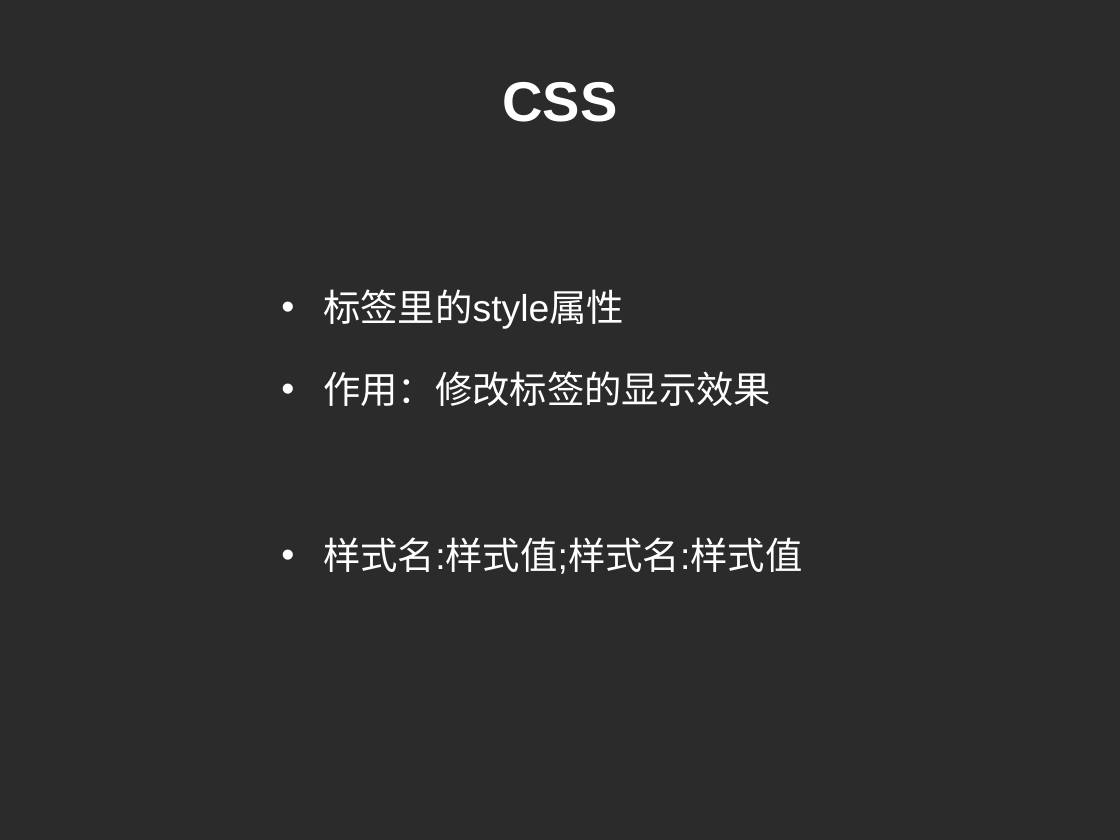
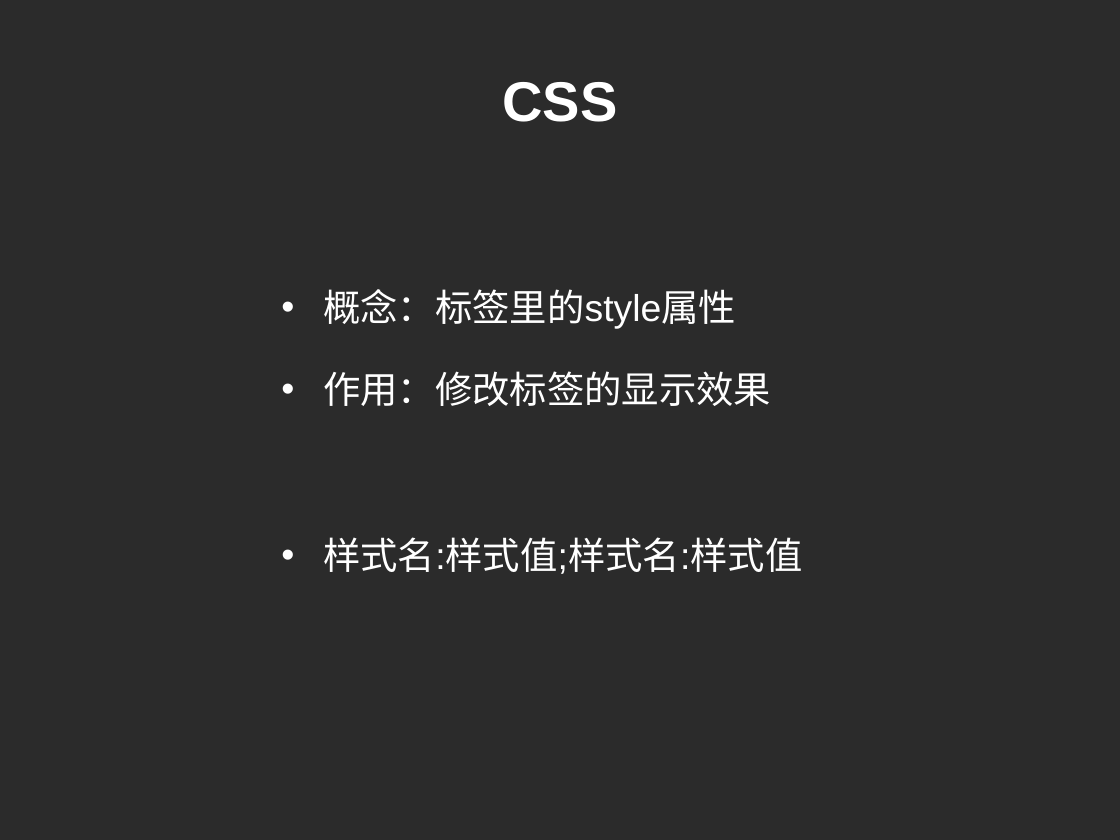
Before and after one commit to cd-vr1class/homework, a slide deck: slide 2 of ppt/7-5CSS基础.ppt. Drawn at 1120x840 pixels with LibreOffice and Linux fonts; fonts in the diff are those of the drawing; background and template pictures are left out; a plain dark background stands for a picture behind light text. Boxes give left, top, right and bottom in pixels: in the first picture for what was removed or moved away, otherwise in the second. Text is boxed around its words. In the diff, an @@ line names an element or a change of style, - is before the commit and + after.

```diff
--- a/ppt/7-5CSS基础.ppt
+++ b/ppt/7-5CSS基础.ppt
@@ text at [323, 289, 736, 329]: text changed @@
-• 标签里的style属性
+• 概念：标签里的style属性
```
Also in this commit, not shown: 1 other slide changed, 1 slide added, 5 other files.
